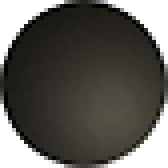
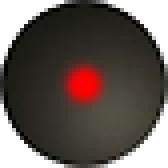
Layer changes from the first 168×168 image to the second:
painted on "图层 0" over [56, 56, 112, 112]
